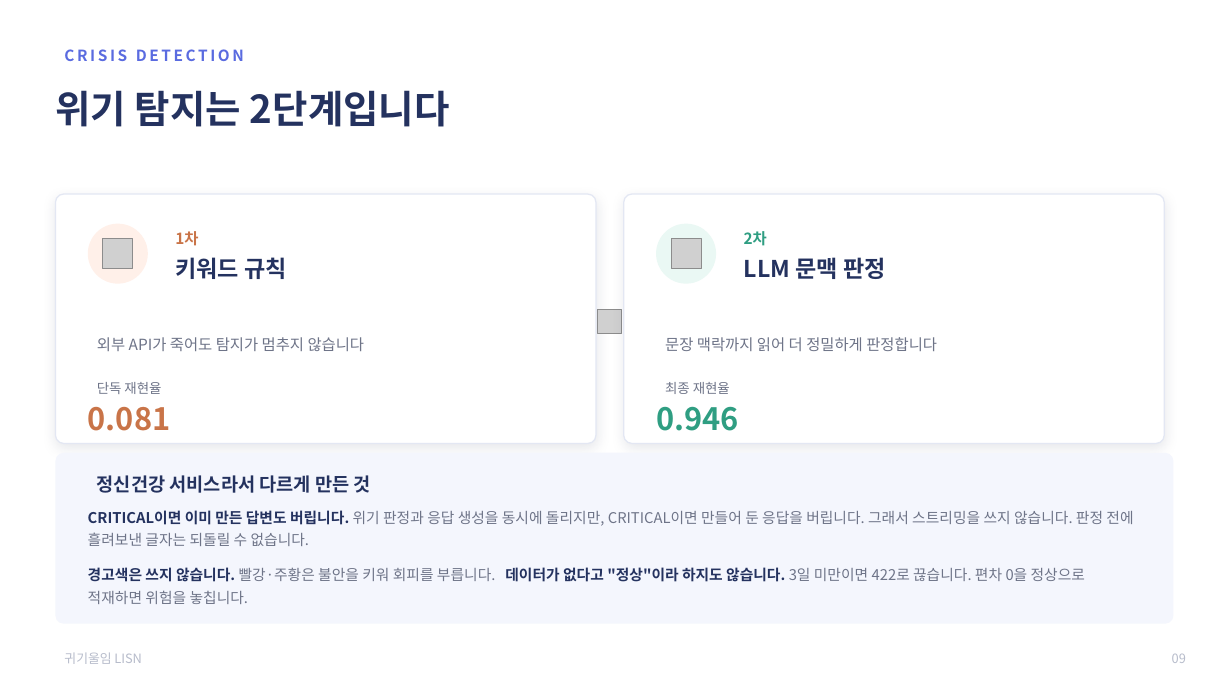
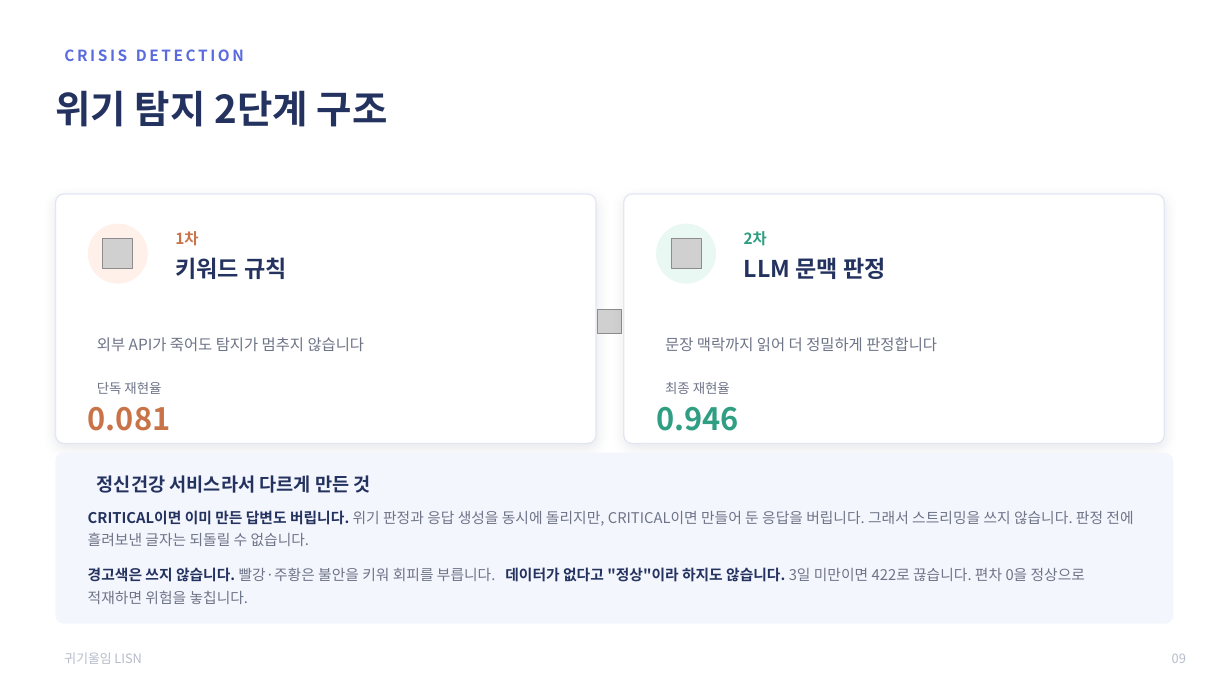
Before and after one commit to 2026-SMHRD-KDT-HealthCare-5/lisn, a slide deck: slide 10 of documents/최종발표자료_귀기울임.pptx. Drawn at 1232x693 pixels with LibreOffice and Linux fonts; fonts in the diff are those of the drawing; grey boxes stand for pictures. Boxes give left, top, right and bottom in pixels: in the first picture for what was removed or moved away, otherwise in the second. Text is boxed around its words. In the diff, an @@ line names an element or a change of style, - is before the commit and + after.

Commit message:
fix(발표): 제목 어미를 전부 「~습니다」로 통일하던 걸 섞었습니다
11개 제목 중 7개가 「~습니다/~입니다」로 끝나 단조롭다는 지적을 받았습니다.
명사구·의문형을 섞었습니다.

  s4  데이터는 쌓이는데, 사용자는 앱을 열지 않습니다
      -> 쌓이는 데이터, 열리지 않는 앱                    (명사구, 대구)
  s9  감정 분류 모델은 검증하고 접었습니다
      -> 왜 감정 분류 대신 이탈 탐지인가                   (의문형)
  s10 위기 탐지는 2단계입니다
      -> 위기 탐지 2단계 구조                             (명사구)
  s13 관리자는 위험한 사람부터 봅니다
      -> 위험한 사람부터 보이는 관제 화면                  (명사구)
  s14 "전부 암호화"가 아니라 위험도 기반입니다
      -> "전부 암호화" 대신 위험도 기반                    (명사구)

s9 는 겸사겸사 뜻도 분명하게 했습니다. "접었습니다"가 무슨 말인지
모르겠다는 지적을 받았는데, 결론(이탈 탐지로 갔다는 것)을 제목에 바로
얹어 s7 "왜 서버를 둘로 나눴나"와 같은 의문형 패턴으로 묶었습니다 —
같은 "AI 설계" 절의 두 슬라이드가 한 톤을 씁니다.

남긴 것 — s5·s11·s15 는 그대로 「~습니다」입니다. 확신에 찬 주장을
하는 자리(차별점 소개·성과 요약·정직한 현황)라 선언형이 자연스럽고,
전부 다르게 만드는 게 아니라 다양성을 만드는 게 목적이라 판단했습니다.

check_docs.py --with-tests · check_numbers.py 전부 통과.

```diff
--- a/documents/최종발표자료_귀기울임.pptx
+++ b/documents/최종발표자료_귀기울임.pptx
@@ text at bbox=[55, 90, 388, 127]: text changed @@
-위기 탐지는 2단계입니다
+위기 탐지 2단계 구조
```
Also in this commit, not shown: 4 other slides changed, 2 other files.
